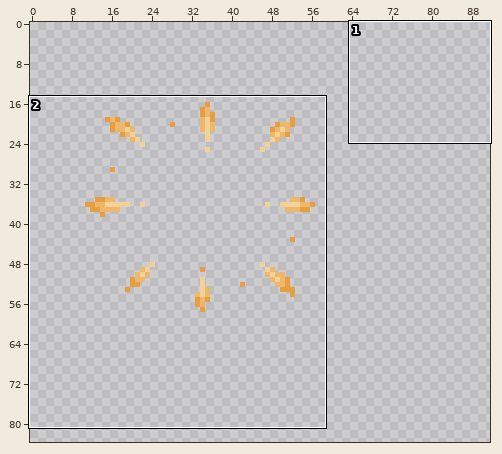
Two states of a sprite sheet, app/src/main/assets/BattleAnimations/AIRSOFT/AIRSOFT8.png. The picture above shows the old version from afar; the outline marks the close-up.
Close-up. Before:
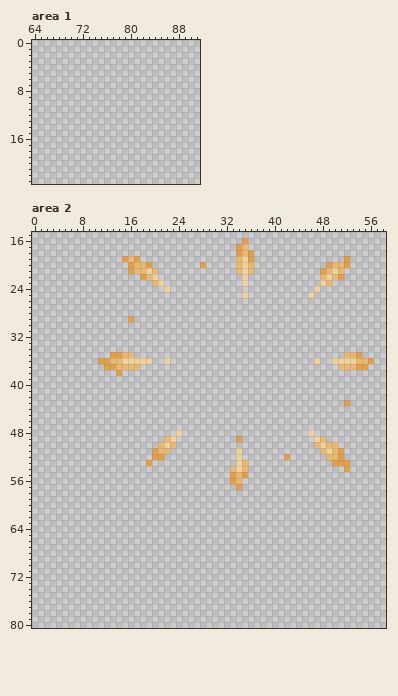
The file is 100x100 pixels. Shown: area 1: x 64..91, y 0..23; area 2: x 0..58, y 15..80. The old version is drawn lined up with the new one. The wide view leaves out empty margins.
Now the later version:
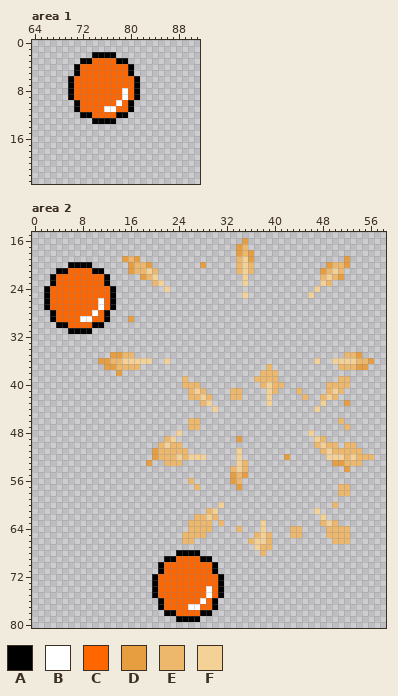
Palette (. is transparent): A #000000  B #ffffff  C #ff6600  D #e69e40  E #edb86c  F #f4d297
From the commit log: Modified AIRSOFT Animation Some Android Stuido upgrades are included
The exact change:
whole drawing moved by -7,-11 (the old picture is shown already moved)
Changed rows in their new state; - is an unchanged pixel.
Area 1:
first column x 70:
 2 ----AAAA----
 3 --AACCCCAA--
 4 -ACCCCCCCCA-
 5 -ACCCCCCCCA-
 6 ACCCCCCCCCCA
 7 ACCCCCCCCCCA
 8 ACCCCCCCCBCA
 9 ACCCCCCCCBCA
10 -ACCCCCCBCA-
11 -ACCCCBBCCA-
12 --AACCCCAA--
13 ----AAAA----
Area 2:
first column x 2:
20 ----AAAA----
21 --AACCCCAA--
22 -ACCCCCCCCA-
23 -ACCCCCCCCA-
24 ACCCCCCCCCCA
25 ACCCCCCCCCCA
26 ACCCCCCCCBCA
27 ACCCCCCCCBCA
28 -ACCCCCCBCA-
29 -ACCCCBBCCA-
30 --AACCCCAA--
31 ----AAAA----
first column x 20:
37 -------------------E-----------------
38 ------------------EEE----------------
39 -----E-----------EEEE----------EE----
40 -----EEE----------EFEE-------EEEE----
41 ------EFE----EE----FE---E----EFE-----
42 ------EEFE---EE----F-----E--EFE------
43 --------EF---------F--------F--------
44 ----------F----------------F---------
46 ------EE-----------------------E-----
47 ------EE------------------------E----
50 ----E---------------------------EE---
51 ---EEE-------------------------EEEE--
52 -EEEFEFFF--------------------FFFEFEEE
53 --EEE---------------------------EEE--
56 ------E------------------------------
57 -------E-----------------------EE----
58 -------------------------------EE----
60 -----------F------------------E------
61 ---------EF----------------F---------
62 -------EEFE-----------------F--------
63 ------EEEE-E------F---------EFE------
64 ------EEEE----E---F----EE----EEEE----
65 -----EEEE--------EFE---EE----EEEE----
66 -----EE---------EFFE----------EEE----
67 -----------------FEE-----------------
68 ----AAAA----------E------------------
69 --AACCCCAA---------------------------
70 -ACCCCCCCCA--------------------------
71 -ACCCCCCCCA--------------------------
72 ACCCCCCCCCCA-------------------------
73 ACCCCCCCCCCA-------------------------
74 ACCCCCCCCBCA-------------------------
75 ACCCCCCCCBCA-------------------------
76 -ACCCCCCBCA--------------------------
77 -ACCCCBBCCA--------------------------
78 --AACCCCAA---------------------------
79 ----AAAA-----------------------------
